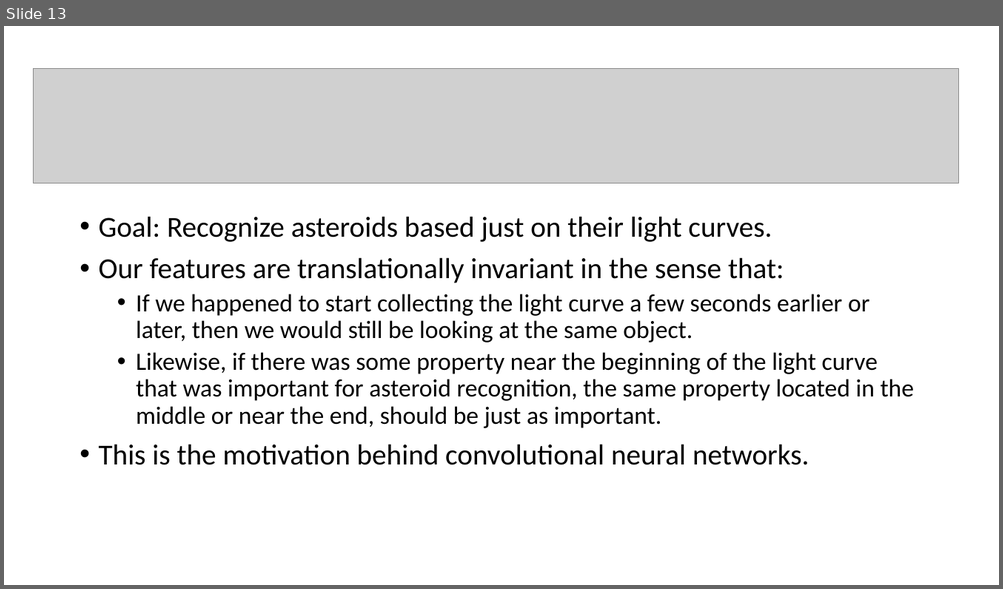
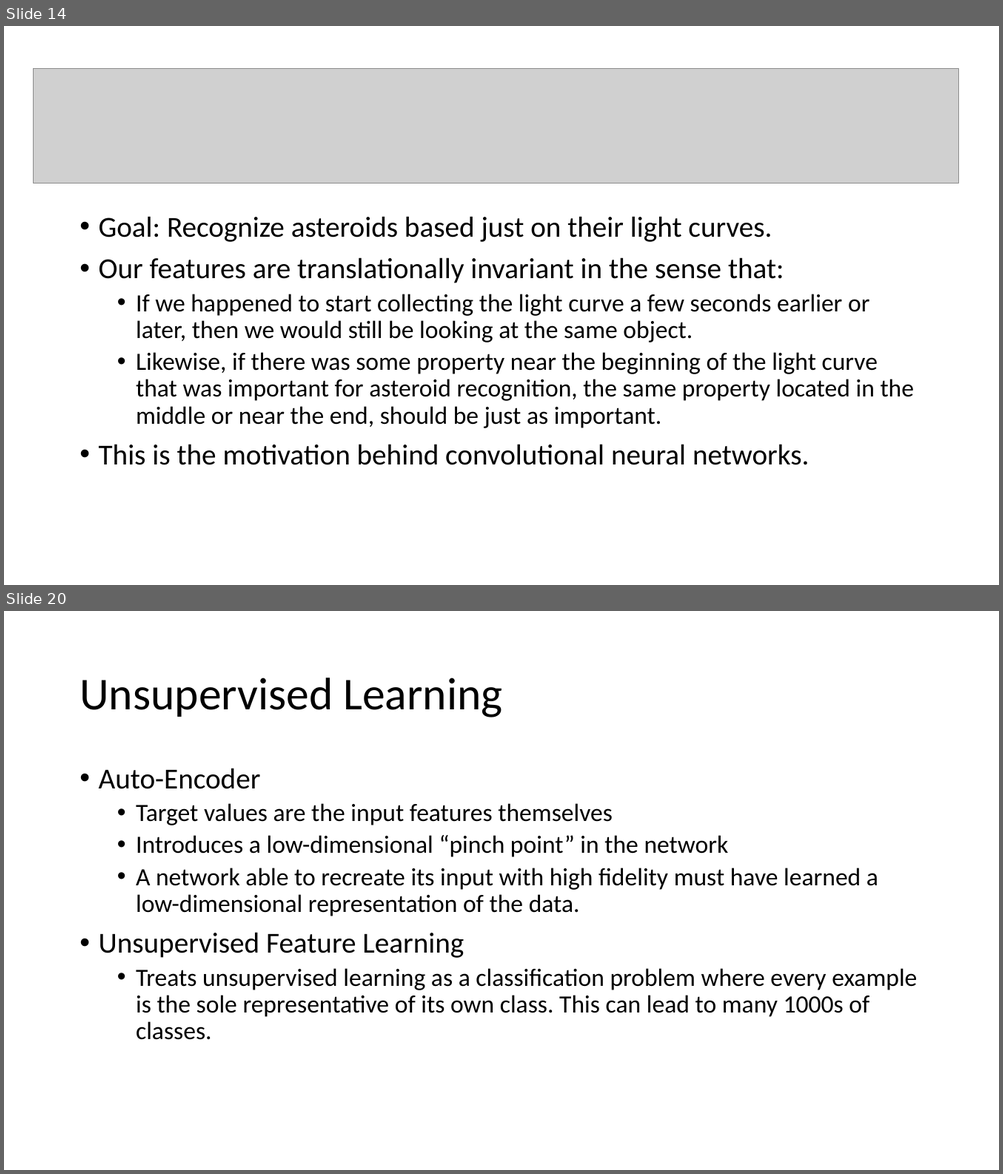
Before and after one commit to PJ7668/ml-for-ssa, a slide deck: ML4SSA.pptx. Shown one above the other, each under a label of ours: slide 13 before the commit, slides 14 and 20 after it; the slides between them are not shown. The pictures are 1003x589 and 1003x1174 pixels, drawn with LibreOffice and Linux fonts; fonts in the diff are those of the drawing; grey boxes stand for pictures. Boxes give left, top, right and bottom in pixels: in the first picture for what was removed or moved away, otherwise in the second. Text is boxed around its words. In the diff, an @@ line names an element or a change of style, - is before the commit and + after.

```diff
--- a/ML4SSA.pptx
+++ b/ML4SSA.pptx
@@ slide 20 added at [4, 611, 999, 1170], background #FFFFFF @@
@@ title added at [79, 678, 502, 718], 44 pt, text #000000 @@
+Unsupervised Learning
@@ text added at [99, 768, 916, 1040], 24 pt, text #000000 @@
+• Auto-Encoder
+  • Target values are the input features themselves
+  • Introduces a low-dimensional “pinch point” in the network
+  • A network able to recreate its input with high fidelity must have learned a low-dimensional representation of the data.
+• Unsupervised Feature Learning
+  • Treats unsupervised learning as a classification problem where every example is the sole representative of its own class. This can lead to many 1000s of classes.
@@ what was slide 13 is now slide 14 @@
```
Also in this commit, not shown: 6 slides changed, 5 other slides added, 3 other files.
